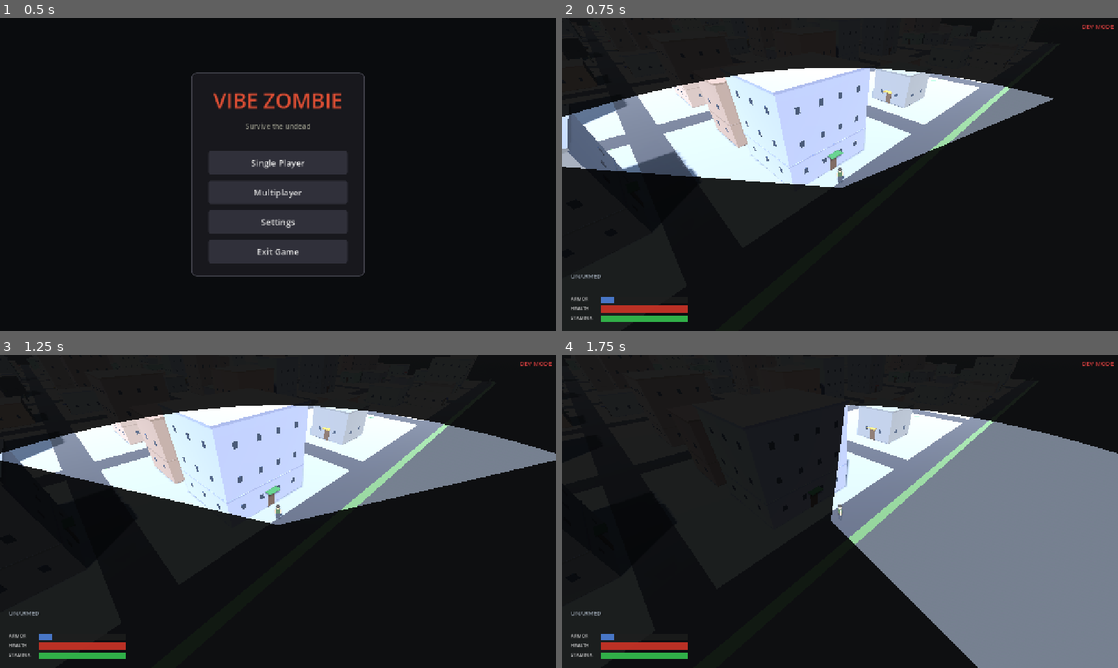
Above: before the commit, frames 1-4 (two rows, left to right).
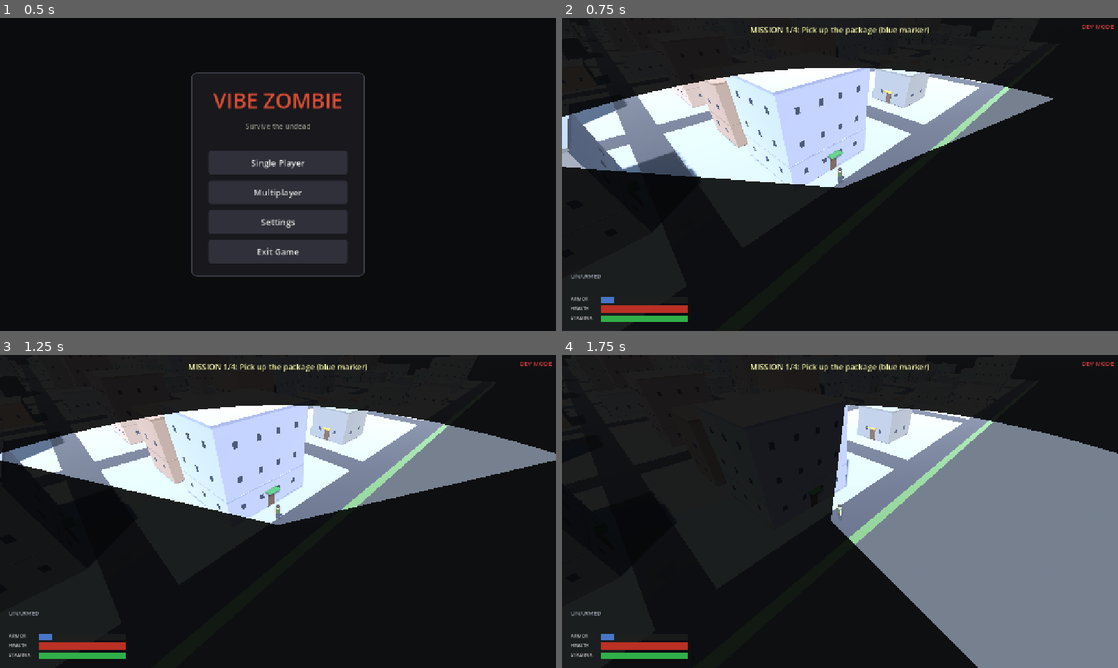
Above: after the commit, the same moments.

Repository: shaoqian2001/vibe-zombie
Game: Godot game, scene res://scenes/TitleMenu.tscn
Two runs of this game, one before a commit and one after it. Both use one fixed random seed, a clock stepped at 60 frames per second and the inputs below.
Inputs (mouse positions are in pixels of both pictures, inside the frame that each line leads up to):
- Up to frame 1 (0.5 s): no input
- Up to frame 2 (0.75 s): click "Single Player" at 0.5 s
- Up to frame 3 (1.25 s): no input
- Up to frame 4 (1.75 s): tap Enter at 1.25 s; move the mouse to (962, 495) at 1.27 s; hold D (move_right) from 1.28 s (still down); hold F (interact) from 1.28 s (still down)

Frame 1 is identical in both runs. In frame 2, 0.4% of the frame differs, in the area x 34-68%, y 2-21%; in frame 3, 0.4%; in frame 4, 0.4%.
Error before the commit: Parse Error: Cannot infer the type of "remaining" variable because the value doesn't have a set type. (res://scripts/mission_system.gd:131)

Commit message:
Fix type inference error in HOLD_ZONE objective text
Dictionary field access returns Variant, so walrus operator cannot
infer type. Use explicit float typing for remaining time calculation.

Diff:
--- a/scripts/mission_system.gd
+++ b/scripts/mission_system.gd
@@ -128,7 +128,7 @@
 			return prefix + "Pick up the package (blue marker)"
 		MissionType.HOLD_ZONE:
 			if _hold_in_zone:
-				var remaining := mission.hold_duration - _hold_timer
+				var remaining: float = mission.hold_duration - _hold_timer
 				return prefix + "Hold position! %.0fs remaining" % remaining
 			return prefix + mission.description
 		MissionType.ELIMINATION:
